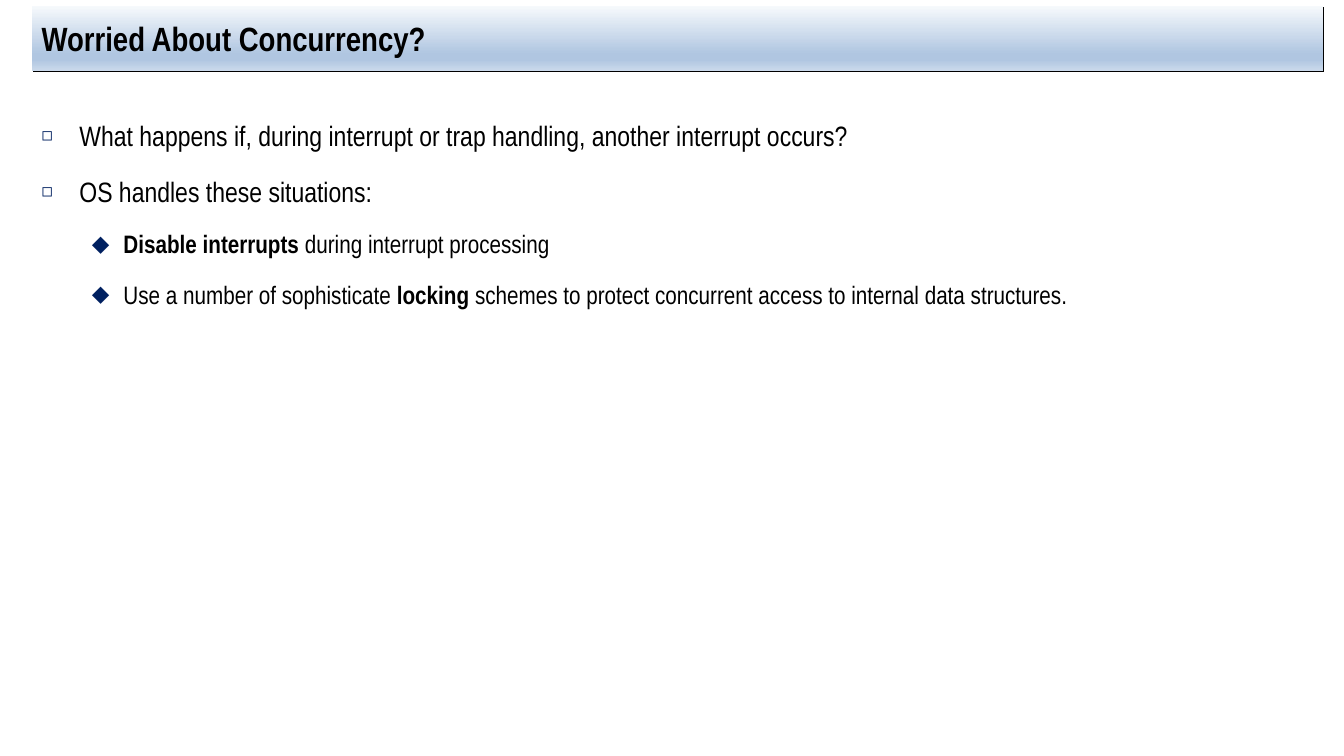
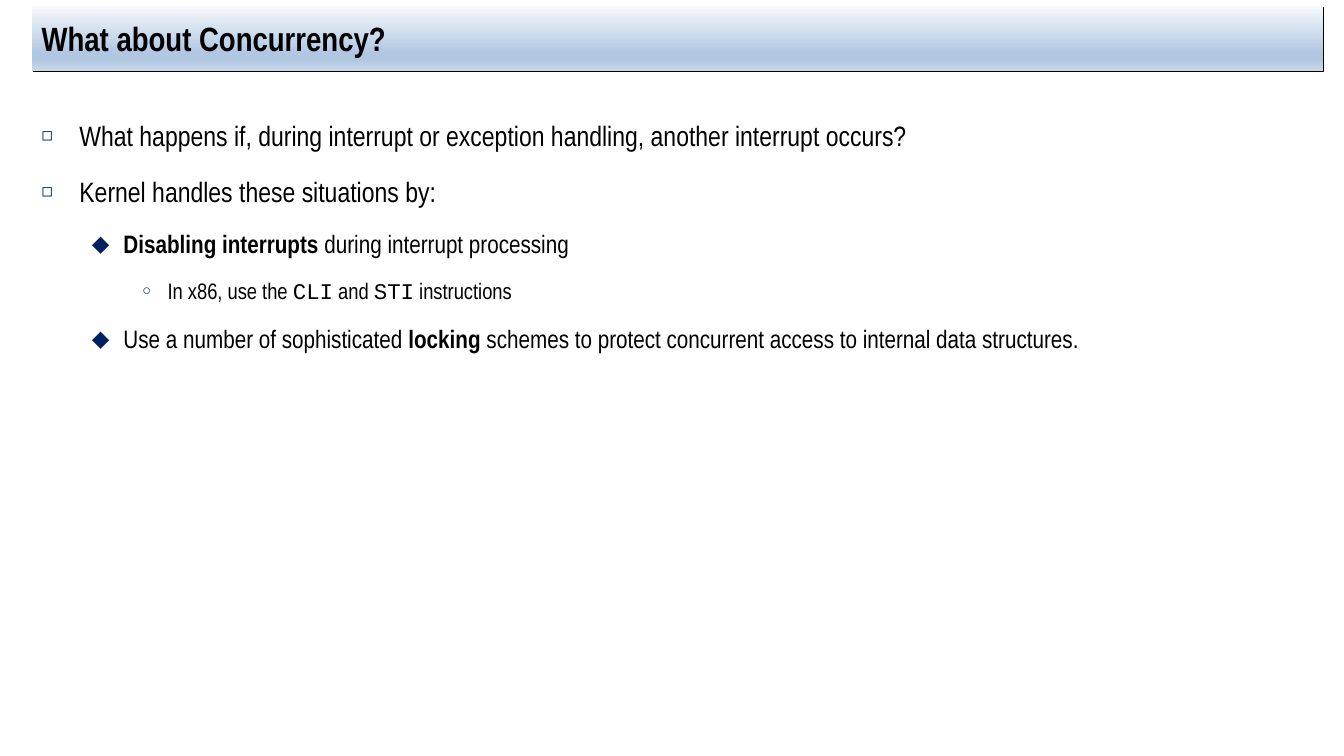
Before and after one commit to jachermocilla/extra-course-materials, a slide deck: slide 24 of cmsc125/ostep/slides/01.Virtualization/06.Mechanism_Limited_Direct_Execution.pptx (slide 20 before the commit). Drawn at 1344x756 pixels with LibreOffice and Linux fonts; fonts in the diff are those of the drawing. Boxes give left, top, right and bottom in pixels: in the first picture for what was removed or moved away, otherwise in the second. Text is boxed around its words. In the diff, an @@ line names an element or a change of style, - is before the commit and + after.

```diff
--- a/cmsc125/ostep/slides/01.Virtualization/06.Mechanism_Limited_Direct_Execution.pptx
+++ b/cmsc125/ostep/slides/01.Virtualization/06.Mechanism_Limited_Direct_Execution.pptx
@@ title at (42,24,386,58): text changed @@
-Worried About Concurrency?
+What about Concurrency?
@@ text at (79,125,1078,354): text changed @@
-◻ What happens if, during interrupt or trap handling, another interrupt occurs?
-◻ OS handles these situations:
-  ⬥ Disable interrupts during interrupt processing
-  ⬥ Use a number of sophisticate locking schemes to protect concurrent access to internal data structures.
+◻ What happens if, during interrupt or exception handling, another interrupt occurs?
+◻ Kernel handles these situations by:
+  ⬥ Disabling interrupts during interrupt processing
+    ○ In x86, use the CLI and STI instructions
+  ⬥ Use a number of sophisticated locking schemes to protect concurrent access to internal data structures.
```
Also in this commit, not shown: 14 other slides changed, 4 slides added, 1 other file.
